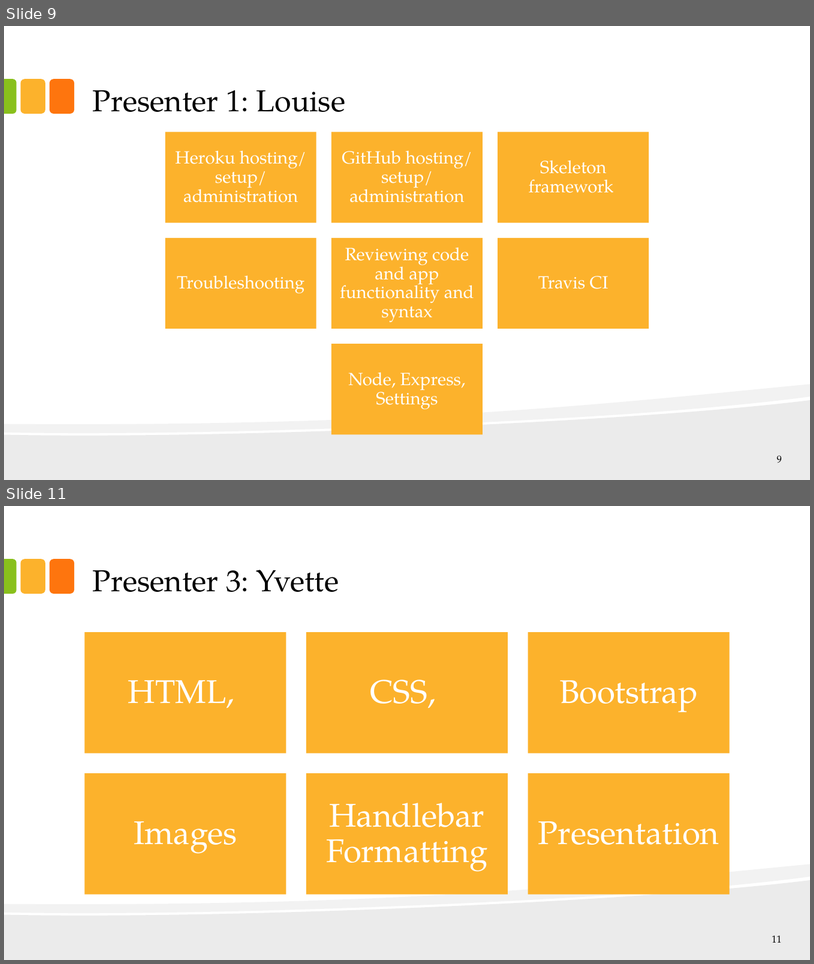
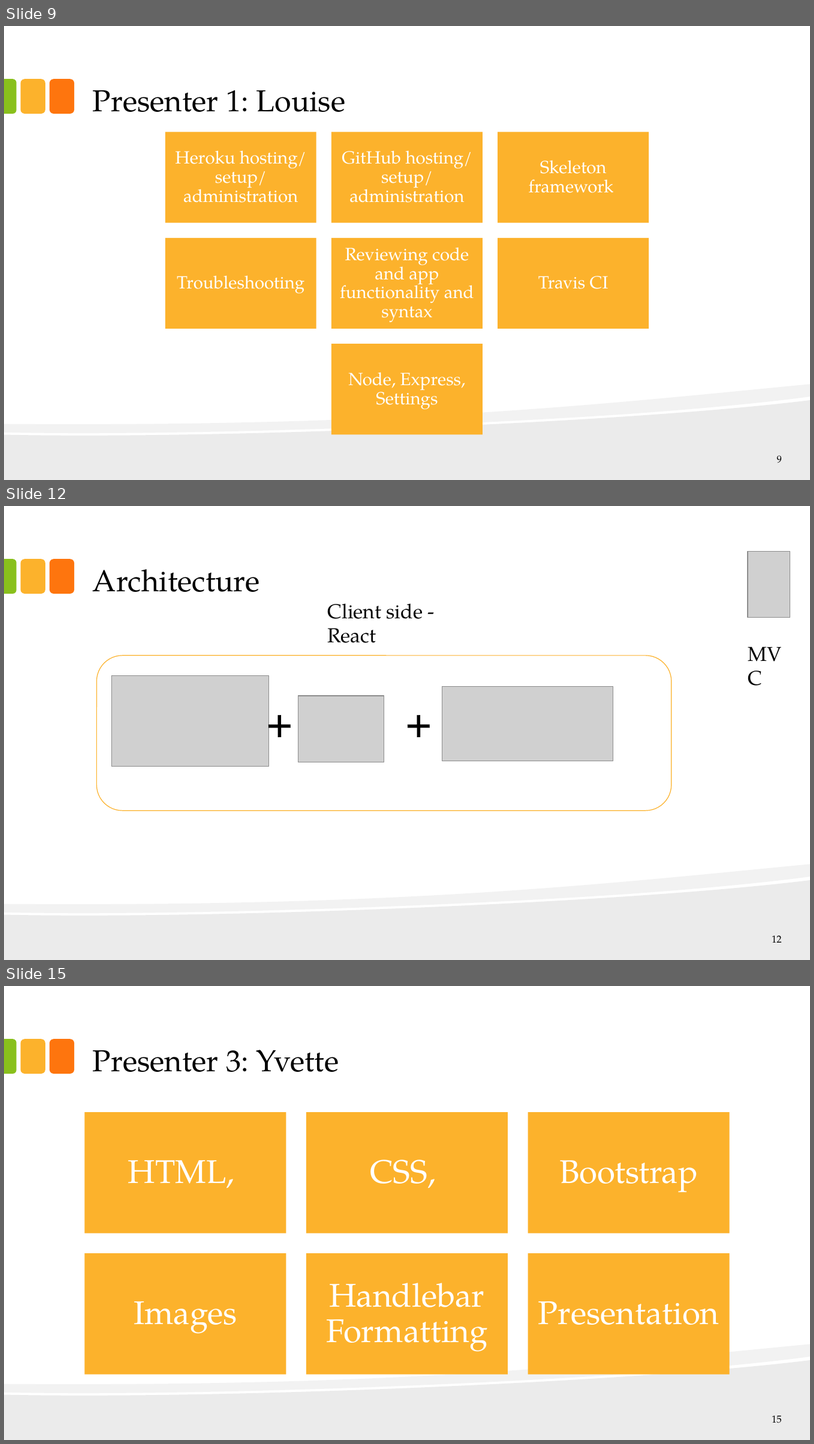
Before and after one commit to lcerdeira/OrganicS2, a slide deck: Farmers Market Presentation.pptx. Shown one above the other, each under a label of ours: slides 9 and 11 before the commit, slides 9, 12 and 15 after it; the slides between them are not shown. The pictures are 814x964 and 814x1444 pixels, drawn with LibreOffice and Linux fonts; fonts in the diff are those of the drawing; grey boxes stand for pictures. Boxes give left, top, right and bottom in pixels: in the first picture for what was removed or moved away, otherwise in the second. Text is boxed around its words. In the diff, an @@ line names an element or a change of style, - is before the commit and + after.

```diff
--- a/Farmers Market Presentation.pptx
+++ b/Farmers Market Presentation.pptx
@@ slide 12 added at [4,506,810,960], background #FFFFFF; not listed: 5 template elements that a slide beside it also shows @@
@@ picture added at [748,552,791,618] @@
@@ title added at [93,569,260,592], 36 pt, text #000000 @@
+Architecture
@@ text added at [327,603,423,643], 24 pt, text #000000 @@
+Client side - React
@@ text added at [742,638,799,668], 24 pt, text #000000 @@
+MVC
@@ rounded rectangle added at [96,655,672,810], outline #FCB22C 0.85 pt @@
@@ picture added at [111,676,269,766] @@
@@ text added at [260,696,293,746], 44 pt, text #000000, bold, italic @@
++
@@ picture added at [299,696,384,762] @@
@@ text added at [399,696,432,746], 44 pt, text #000000, bold, italic @@
++
@@ picture added at [443,686,614,760] @@
@@ page number added at [772,935,782,942], 12 pt, text #000000 @@
+12
@@ what was slide 11 is now slide 15 @@
@@ page number at [772,1415,782,1423]: text changed @@
-11
+15
```
Also in this commit, not shown: 2 slides changed, 3 other slides added.
